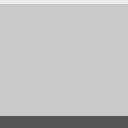
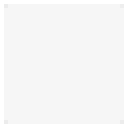
Comparing the layer stacks of the two (128, 128) images. Changes:
added layer "Layer 3" above "Layer 2" over [4, 4, 124, 124]
hid "Layer 2" over [0, 0, 128, 128]
hid "Rounded Rectangle 1" over [0, 0, 128, 128]
hid "Layer 0" over [0, 0, 128, 128]
